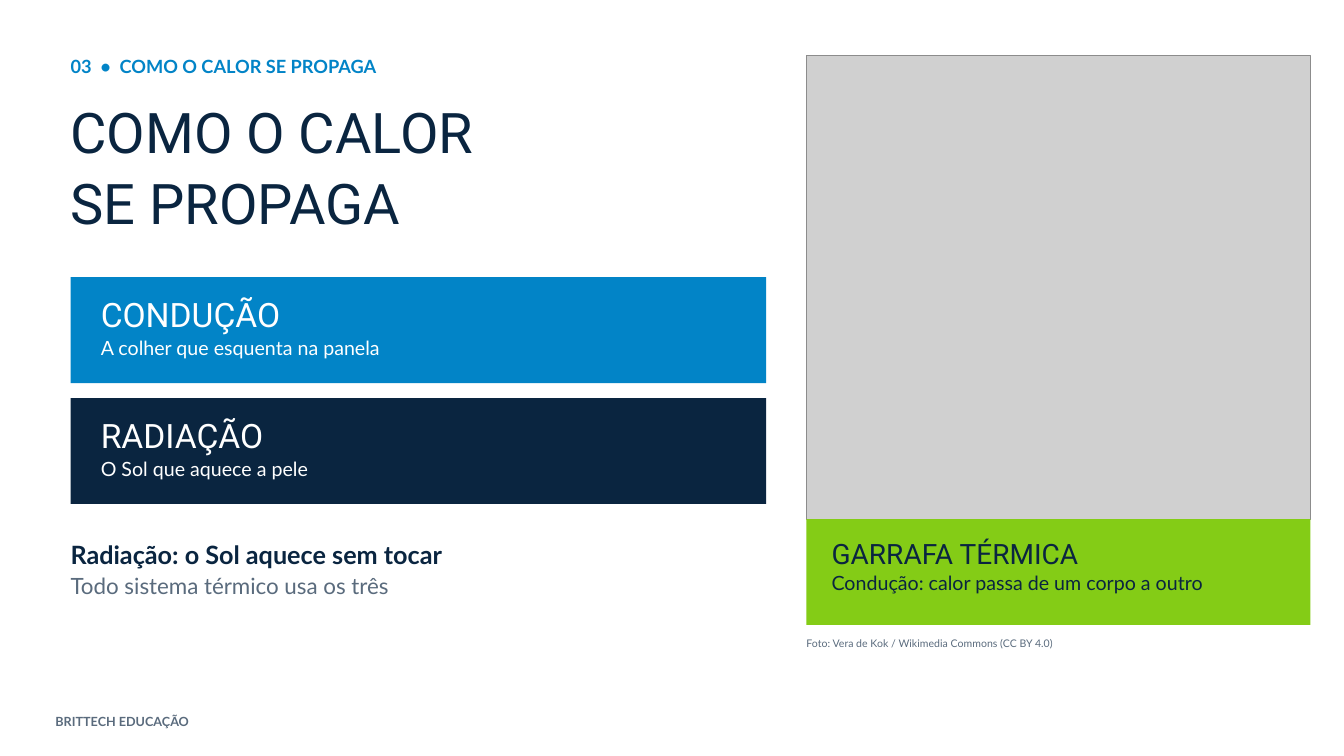
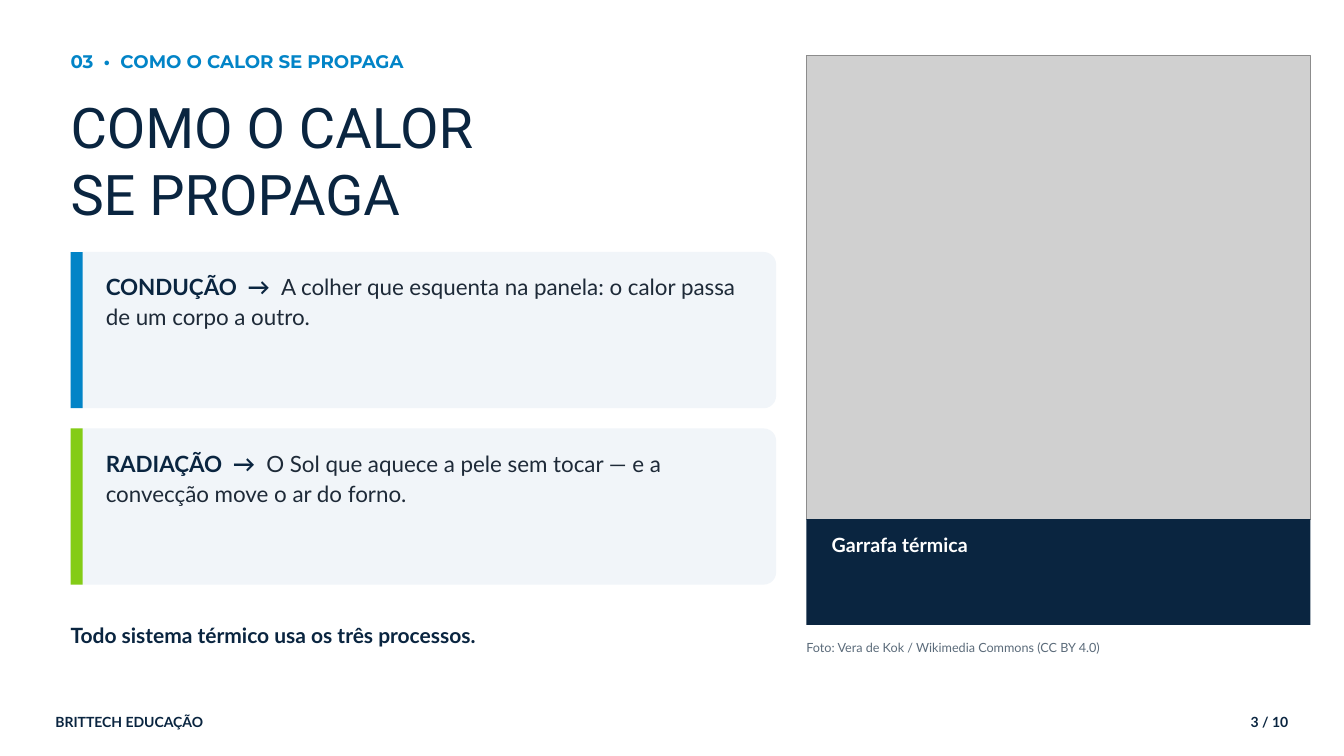
Before and after one commit to thiagollipe-web/brittech-educacao-aulas, a slide deck: slide 3 of ensino-medio/fisica-1serie-sistemas-termicos.pptx. Drawn at 1344x756 pixels with LibreOffice and Linux fonts; fonts in the diff are those of the drawing; grey boxes stand for pictures. Boxes give left, top, right and bottom in pixels: in the first picture for what was removed or moved away, otherwise in the second. Text is boxed around its words. In the diff, an @@ line names an element or a change of style, - is before the commit and + after.

```diff
--- a/ensino-medio/fisica-1serie-sistemas-termicos.pptx
+++ b/ensino-medio/fisica-1serie-sistemas-termicos.pptx
@@ text "03 • COMO O CALOR ..." at [71,55,403,69]: font Lato to Montserrat @@
@@ text "COMO O CALOR" at [71,107,473,216]: line spacing 1.02 to 1; less space between paragraphs @@
@@ rounded rectangle added at [71,252,776,408], fill #F1F5F9 @@
@@ rectangle added at [71,252,83,408], fill #0284C7 @@
@@ rectangle removed at [71,277,766,383] @@
@@ text at [106,276,735,329]: text changed; size 14 to 16 pt; text colour #FFFFFF to #1E2A38 @@
-CONDUÇÃO
-A colher que esquenta na panela
+CONDUÇÃO → A colher que esquenta na panela: o calor passa de um corpo a outro.
@@ rectangle removed at [71,398,766,504] @@
@@ rounded rectangle added at [71,429,776,585], fill #F1F5F9 @@
@@ rectangle added at [71,429,83,585], fill #84CC16 @@
@@ text at [106,452,661,506]: text changed; size 14 to 16 pt; text colour #FFFFFF to #1E2A38 @@
-RADIAÇÃO
-O Sol que aquece a pele
+RADIAÇÃO → O Sol que aquece a pele sem tocar — e a convecção move o ar do forno.
@@ rectangle at [807,519,1311,625]: fill #84CC16 to #0A2540 @@
@@ text at [832,537,968,552]: text changed; text colour #0A2540 to #FFFFFF; bold on @@
-GARRAFA TÉRMICA
-Condução: calor passa de um corpo a outro
+Garrafa térmica
@@ text at [71,627,475,647]: text changed; size 18 to 15 pt @@
-Radiação: o Sol aquece sem tocar
-Todo sistema térmico usa os três
+Todo sistema térmico usa os três processos.
@@ text "Foto: Vera de Kok / ..." at [806,642,1100,654]: size 7.5 to 9 pt, text colour #5A6B7D to #5B6B7A @@
@@ text "BRITTECH EDUCAÇÃO" at [55,715,204,730]: size 9 to 10 pt, text colour #5A6B7D to #0A2540 @@
@@ text added at [1251,716,1288,727], 10 pt, text #0A2540, bold @@
+3 / 10
```
Also in this commit, not shown: 2 other slides changed, 7 slides added, 5 slides removed, 4 other files.
